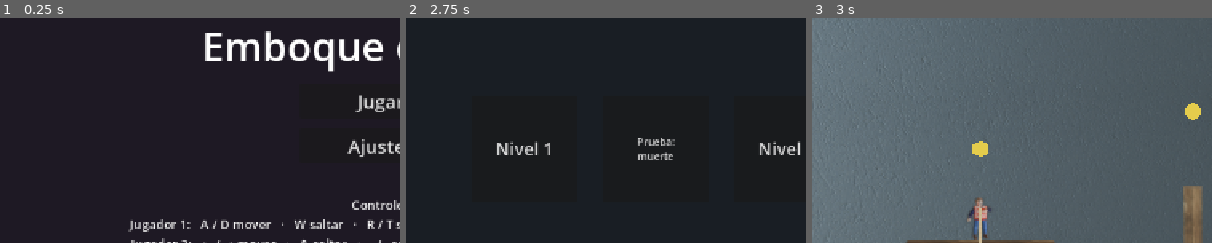
Above: before the commit, frames 1-3 (left to right).
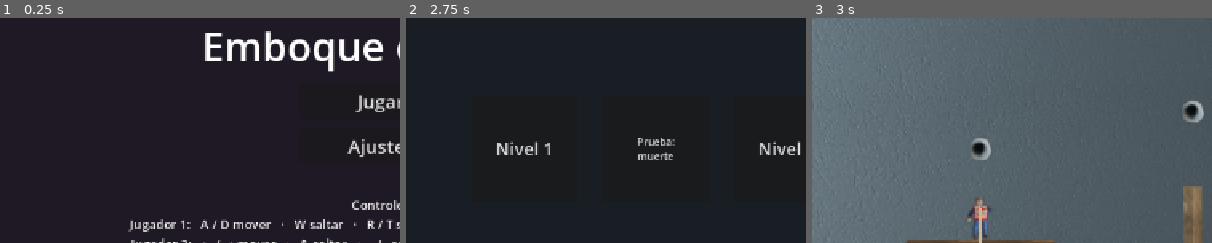
Above: after the commit, the same moments.

Repository: vittocher/emboque-de-a-dos
Game: Godot game, scene res://scenes/ui/main_menu.tscn
Two runs of this game, one before a commit and one after it. Both use one fixed random seed, a clock stepped at 60 frames per second and the inputs below.
Inputs:
- Up to frame 1 (0.25 s): no input
- Up to frame 2 (2.75 s): click "Jugar" at 0.5 s; click "Volver" at 1.25 s; click "Jugar" at 2 s
- Up to frame 3 (3 s): click "Nivel 1" at 2.75 s
The pictures show only the part of the screen within x 2-52%, y 21-71%; the shares and areas given below are measured in that part.

Frames 1-2 are identical in both runs. In frame 3, 0.8% of the frame differs, in the area x 39-98%, y 36-64%.

Commit message:
feat: add hook point sprite and texture integration

Diff:
--- a/scenes/hook_point.tscn
+++ b/scenes/hook_point.tscn
@@ -1,4 +1,6 @@
-[gd_scene load_steps=2 format=3]
+[gd_scene load_steps=3 format=3]
+
+[ext_resource type="Texture2D" path="res://assets/props/enganche/hoyo.png" id="1_hoyo"]
 
 [sub_resource type="CircleShape2D" id="Circle_hook"]
 radius = 18.0
@@ -13,5 +15,11 @@
 shape = SubResource("Circle_hook")
 
 [node name="Visual" type="Polygon2D" parent="."]
+visible = false
 color = Color(0.9, 0.8, 0.3, 1)
 polygon = PackedVector2Array(0, -14, 12, -7, 12, 7, 0, 14, -12, 7, -12, -7)
+
+[node name="Sprite" type="Sprite2D" parent="."]
+texture_filter = 4
+scale = Vector2(0.28, 0.28)
+texture = ExtResource("1_hoyo")
Binary file added: assets/props/enganche/hoyo.png
Not shown, added: assets/props/enganche/hoyo.png.import
Not shown, changed: CLAUDE.md
